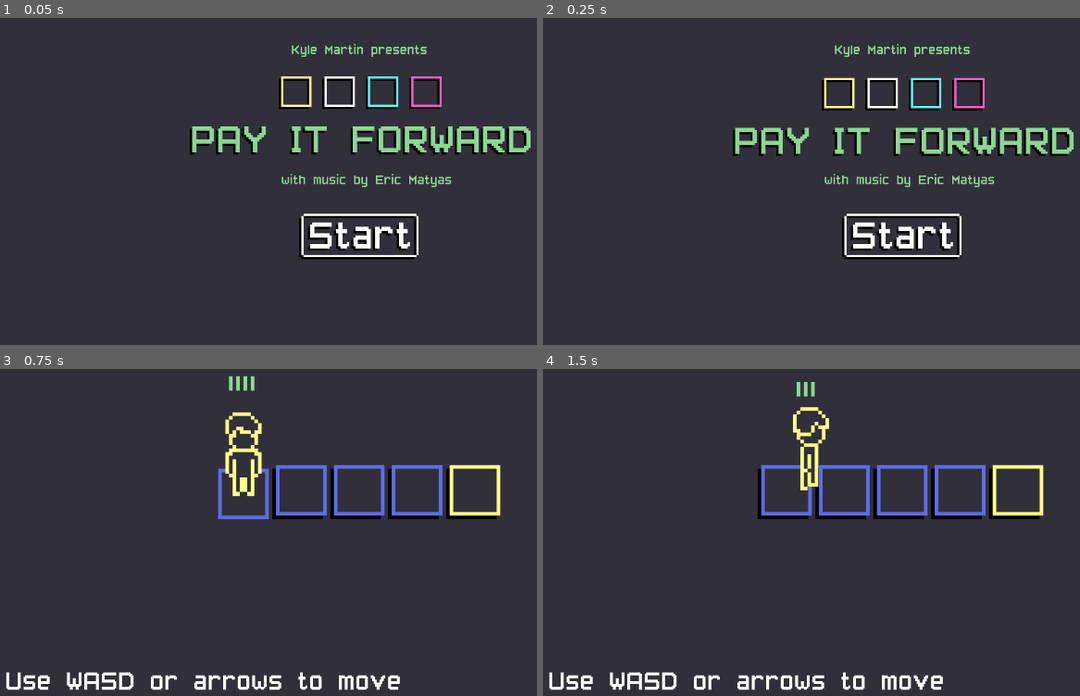
Above: before the commit, frames 1-4 (two rows, left to right).
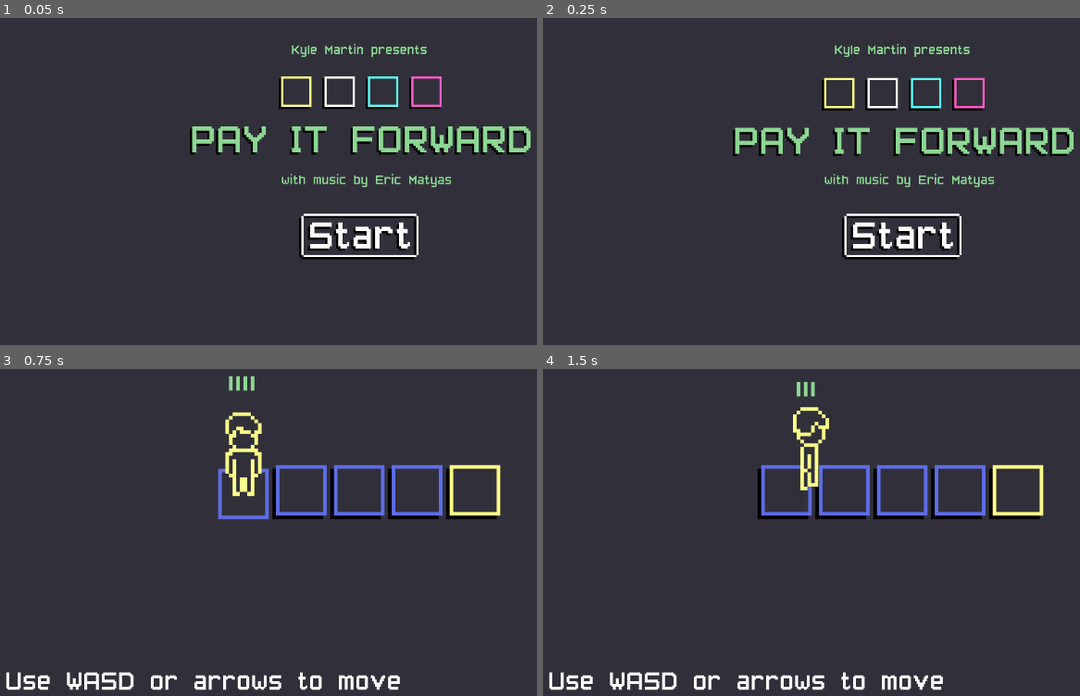
Above: after the commit, the same moments.

Repository: kylesmartin/PayItForward
Game: Godot game, scene res://Scenes/Menu.tscn
Same seed, same stepped clock (60 frames per second), same inputs: the game is played once before the commit and once after it.
Inputs (mouse positions are in pixels of both pictures, inside the frame that each line leads up to):
- Up to frame 1 (0.05 s): no input
- Up to frame 2 (0.25 s): no input
- Up to frame 3 (0.75 s): click (359, 588) at 0.5 s
- Up to frame 4 (1.5 s): move the mouse to (1063, 467) at 1.27 s; hold D (move_right) from 1.28 s (still down); tap E (interact) at 1.35 s

The runs differ from the first frame. In frame 1, 0.3% of the frame differs, in the area x 52-82%, y 18-27%; in frame 2, 0.2%; in frame 3, nothing differs; in frame 4, nothing differs.

Commit message:
Finish game

Diff:
--- a/PayItForward/Scenes/Player.tscn
+++ b/PayItForward/Scenes/Player.tscn
@@ -222,9 +222,11 @@
 
 void fragment() {
 	COLOR = texture(TEXTURE, UV);
-	COLOR.r = r;
-	COLOR.g = g;
-	COLOR.b = b;
+	if (COLOR.r > 0.5) {
+		COLOR.r = r;
+		COLOR.g = g;
+		COLOR.b = b;
+	}
 }
 
 void vertex() {
Binary file added: PayItForward/PayItForwardHTML/PayItForward.apple-touch-icon.png
Not shown, added: PayItForward/PayItForwardHTML/PayItForward.apple-touch-icon.png.import
Binary file added: PayItForward/PayItForwardHTML/PayItForward.icon.png
Not shown, added: PayItForward/PayItForwardHTML/PayItForward.icon.png.import
Binary file added: PayItForward/PayItForwardHTML/PayItForward.png
Not shown, added: PayItForward/PayItForwardHTML/PayItForward.png.import
Binary file added: PayItForward/Sprites/Cover.aseprite
Binary file added: PayItForward/Sprites/Cover.png
Not shown, added: PayItForward/Sprites/Cover.png.import
Binary file changed: PayItForward/Sprites/Title.aseprite
Binary file changed: PayItForward/Sprites/Title.png
Binary file changed: PayItForward/Sprites/balance-Sheet.png
(and 6 more such lines)
